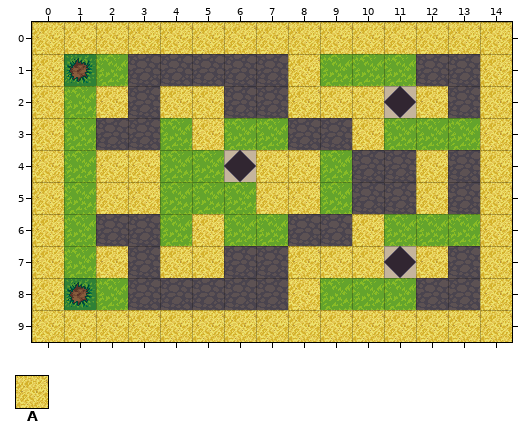
Two states of a Tiled map, res/map2.tmx. This is how it looked before the edit.
Cells are 32x32 px. Shown: x 0..14, y 0..9.
Key: from "Terrain": A 304.
_ is an empty cell.
Layers that did not change in this view are not listed.
Layer "Walls" before, first column x 0:
 0 AAAAAAAAAAAAAAA
 1 A_______A_____A
 2 A_A_AA__AAA_A_A
 3 A____A____A___A
 4 A_AA___AA___A_A
 5 A_AA___AA___A_A
 6 A____A____A___A
 7 A_A_AA__AAA_A_A
 8 A_______A_____A
 9 AAAAAAAAAAAAAAA
New version:
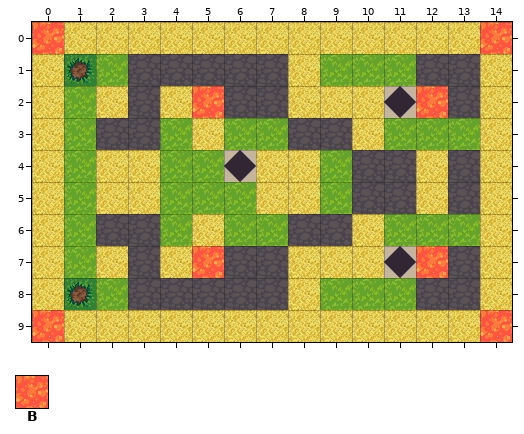
Further tiles: from "Terrain": B 112.
Changes in this commit:
Layer "Walls":
y 0: x 0 A -> B; x 14 A -> B
y 2: x 5 A -> B; x 12 A -> B
y 7: x 5 A -> B; x 12 A -> B
y 9: x 0 A -> B; x 14 A -> B
Changed places in both pictures, as pixel boxes (x1, y1, x2, y2):
changed: (32, 22, 64, 54)
changed: (480, 22, 512, 54)
changed: (192, 86, 224, 118)
changed: (416, 86, 448, 118)
changed: (192, 246, 224, 278)
changed: (416, 246, 448, 278)
changed: (32, 310, 64, 342)
changed: (480, 310, 512, 342)
